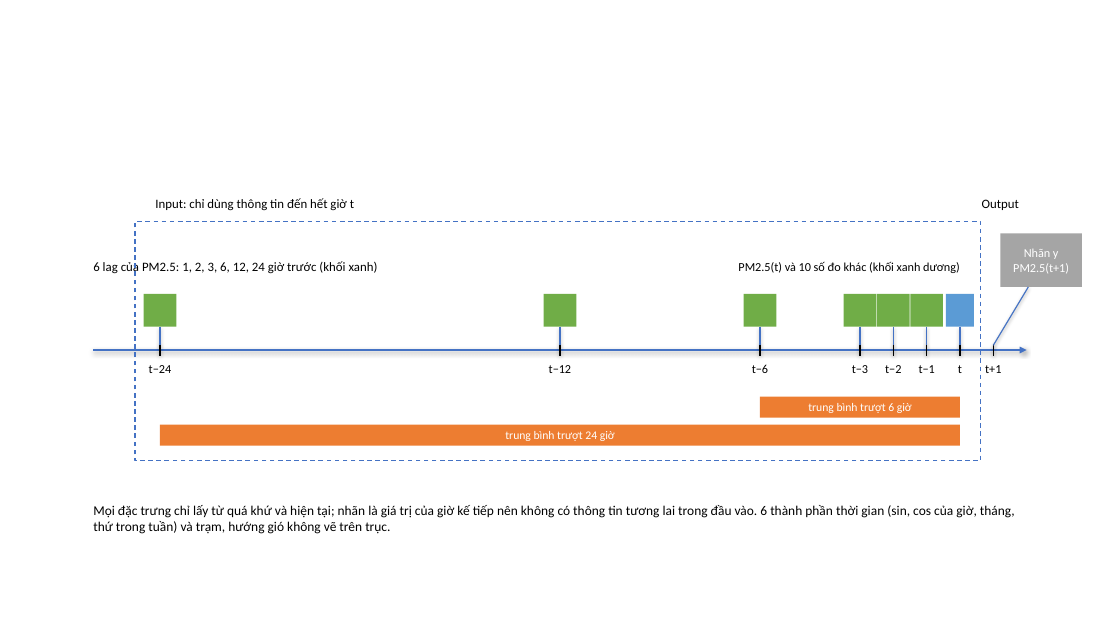
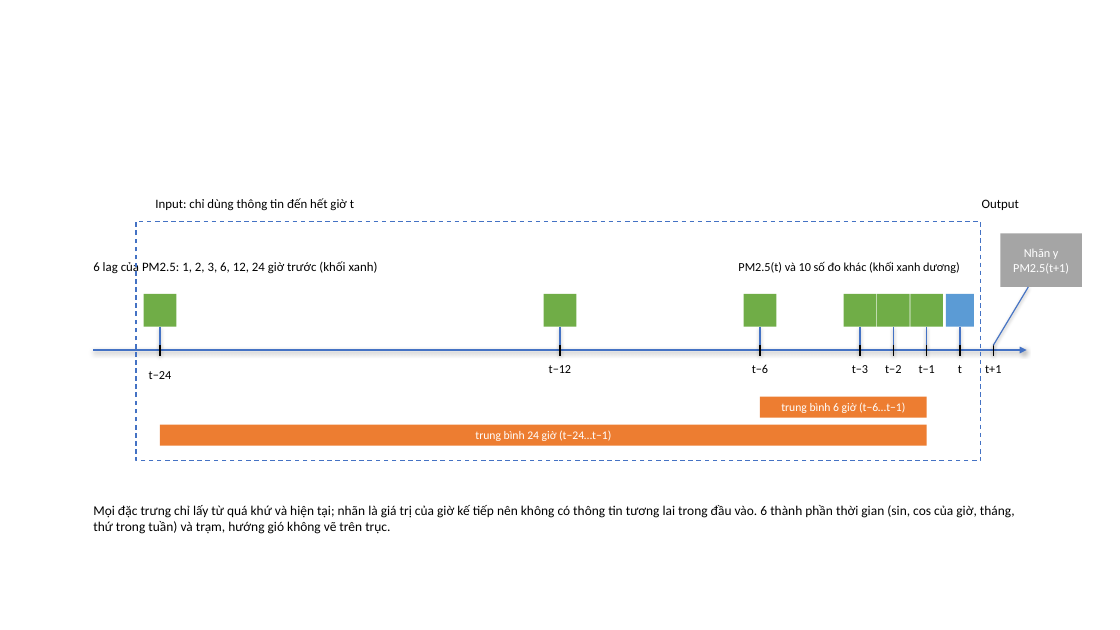
Before and after one commit to bjruly/sgu_finalproject_machinelearning_2026-2027, a slide deck: slide 3 of docs/Nhom10_Drawing.pptx. Drawn at 1120x630 pixels with LibreOffice and Linux fonts; fonts in the diff are those of the drawing. Boxes give left, top, right and bottom in pixels: in the first picture for what was removed or moved away, otherwise in the second. Text is boxed around its words. In the diff, an @@ line names an element or a change of style, - is before the commit and + after.

```diff
--- a/docs/Nhom10_Drawing.pptx
+++ b/docs/Nhom10_Drawing.pptx
@@ text "t−24" moved from (x1=149, y1=365, x2=171, y2=373) to (x1=149, y1=371, x2=171, y2=379) @@
@@ rectangle "trung bình 6 giờ (t−6…t−1)" resized from (x1=760, y1=397, x2=960, y2=418) to (x1=760, y1=397, x2=927, y2=418) @@
@@ text in rectangle at (x1=781, y1=402, x2=905, y2=413): text changed @@
-trung bình trượt 6 giờ
+trung bình 6 giờ (t−6…t−1)
@@ rectangle "trung bình 24 giờ (t−24…t−1)" resized from (x1=160, y1=425, x2=960, y2=446) to (x1=160, y1=425, x2=927, y2=446) @@
@@ text in rectangle at (x1=475, y1=430, x2=611, y2=441): text changed @@
-trung bình trượt 24 giờ
+trung bình 24 giờ (t−24…t−1)
```
Also in this commit, not shown: 5 other files.
